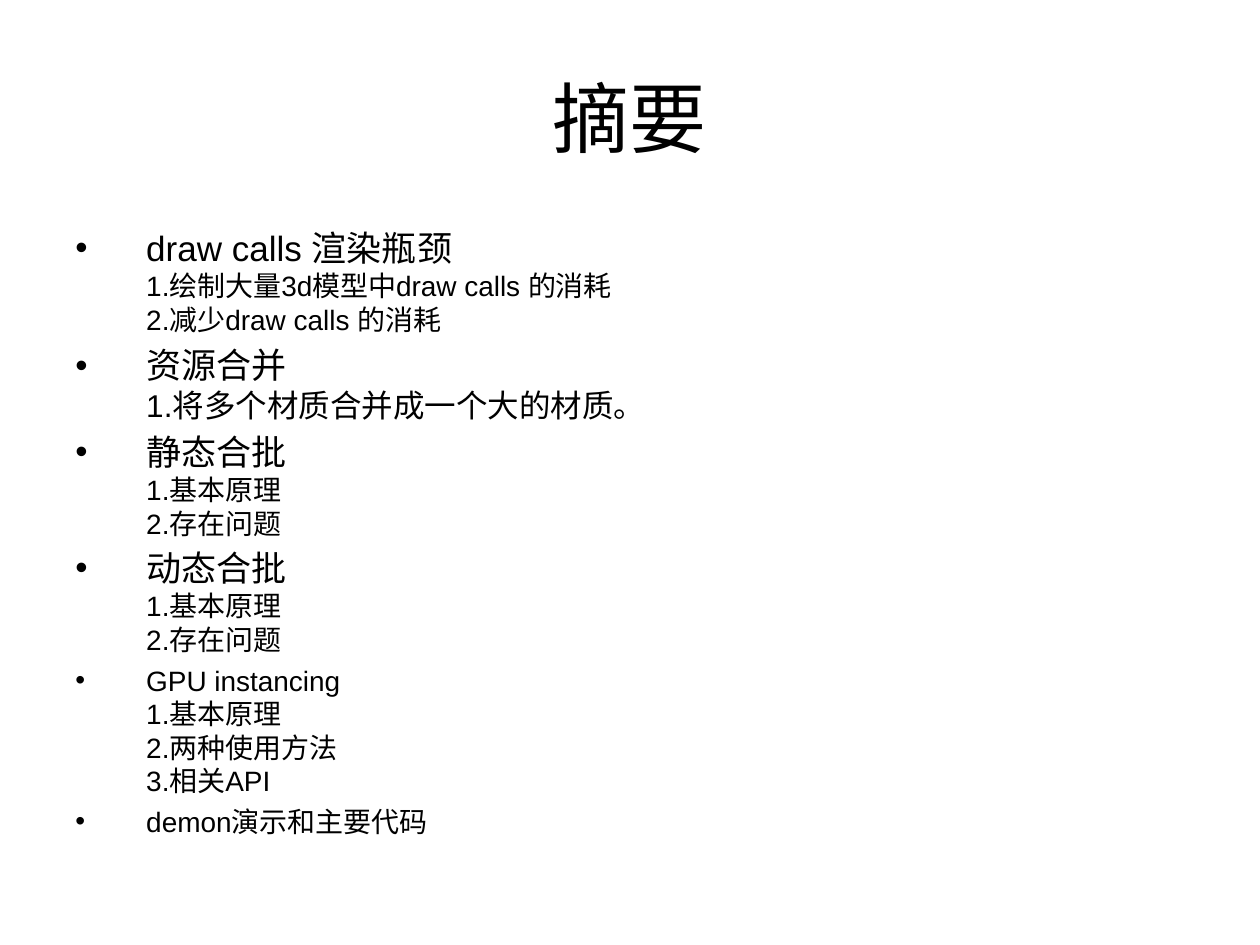
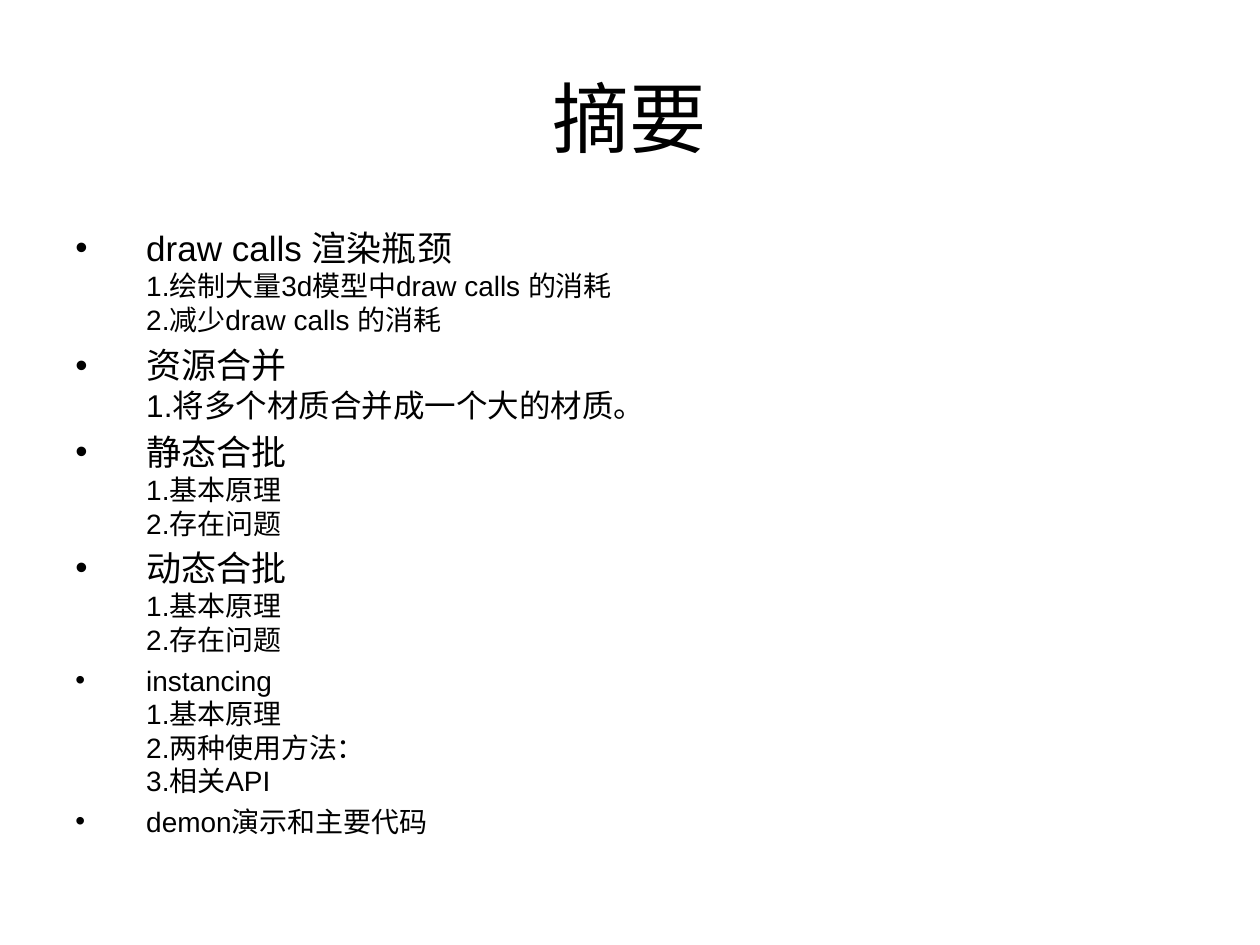
Before and after one commit to lhswei/learnopengl, a slide deck: slide 2 of sample/instancing/3D渲染instancing.ppt. Drawn at 1260x945 pixels with LibreOffice and Linux fonts; fonts in the diff are those of the drawing. Boxes give left, top, right and bottom in pixels: in the first picture for what was removed or moved away, otherwise in the second. Text is boxed around its words. In the diff, an @@ line names an element or a change of style, - is before the commit and + after.

```diff
--- a/sample/instancing/3D渲染instancing.ppt
+++ b/sample/instancing/3D渲染instancing.ppt
@@ text at [146, 670, 365, 794]: text changed @@
-• GPU instancing
-  1.基本原理
-  2.两种使用方法
-  3.相关API
+• instancing
+  1.基本原理
+  2.两种使用方法：
+  3.相关API
```
Also in this commit, not shown: 3 other slides changed, 8 slides added.
